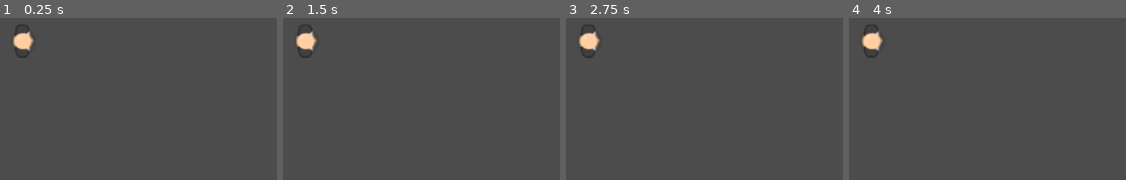
Above: before the commit, frames 1-4 (left to right).
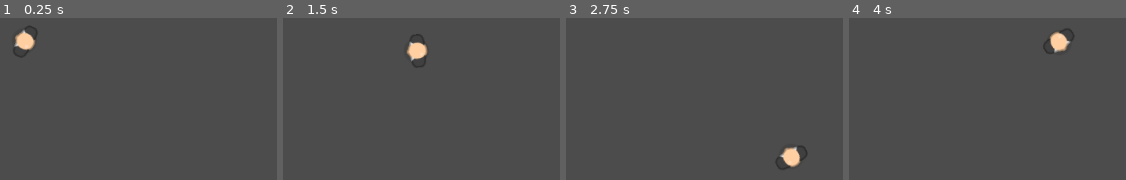
Above: after the commit, the same moments.

Repository: kidoncio/Is-this-a-Thief-
Game: Godot game, scene res://Scenes/Levels/Level1.tscn
The game is run twice, just before and just after one commit, with the same random seed, the same clock (stepped at 60 frames per second) and the same inputs.
Inputs (mouse positions are in pixels of both pictures, inside the frame that each line leads up to):
- Up to frame 1 (0.25 s): no input
- Up to frame 2 (1.5 s): tap Enter at 0.5 s; move the mouse to (485, 27) at 0.52 s; hold Right (ui_right) 0.53-1.28 s; move the mouse to (outside the picture) at 1.27 s; hold Down (ui_down) from 1.28 s (still down)
- Up to frame 3 (2.75 s): move the mouse to (outside the picture) at 2.02 s; release Down (ui_down) at 2.03 s; hold Right (ui_right) from 2.03 s (still down)
- Up to frame 4 (4 s): move the mouse to (outside the picture) at 2.77 s; release Right (ui_right) at 2.78 s; hold Up (ui_up) 2.78-3.53 s; move the mouse to (1114, 121) at 3.52 s; hold Left (ui_left) from 3.53 s (still down)

The runs differ from the first frame. In frame 1, 0.4% of the frame differs, in the area x 4-14%, y 4-25%; in frame 2, 1.5%; in frame 3, 1.5%; in frame 4, 1.5%, in the area x 4-82%, y 4-25%.

Commit message:
Add update_motion, com a movimentação do Player

Diff:
--- a/Scenes/Characters/Player.gd
+++ b/Scenes/Characters/Player.gd
@@ -8,4 +8,18 @@
 
 
 func update_motion(delta: float) -> void:
-	pass
+	look_at(get_global_mouse_position())
+
+	if Input.is_action_pressed("ui_up") and not Input.is_action_pressed("ui_down"):
+		motion.y = clamp((motion.y - SPEED), - MAX_SPEED, 0)
+	elif Input.is_action_pressed("ui_down") and not Input.is_action_pressed("ui_up"):
+		motion.y = clamp((motion.y + SPEED), 0, MAX_SPEED)
+	else:
+		motion.y = lerp(motion.y, 0, FRICTION)
+
+	if Input.is_action_pressed("ui_left") and not Input.is_action_pressed("ui_right"):
+		motion.x = clamp((motion.x - SPEED), - MAX_SPEED, 0)
+	elif Input.is_action_pressed("ui_right") and not Input.is_action_pressed("ui_left"):
+		motion.x = clamp((motion.x + SPEED), 0, MAX_SPEED)
+	else:
+		motion.x = lerp(motion.x, 0, FRICTION)
--- a/Scenes/Characters/Player.tscn
+++ b/Scenes/Characters/Player.tscn
@@ -4,7 +4,7 @@
 [ext_resource path="res://Scenes/Characters/Player.gd" type="Script" id=2]
 [ext_resource path="res://GFX/PNG/Hitman 1/hitman1_stand.png" type="Texture" id=3]
 
-[node name="Player" index="0" instance=ExtResource( 1 )]
+[node name="Player" instance=ExtResource( 1 )]
 script = ExtResource( 2 )
 
 [node name="Sprite" parent="." index="0"]
